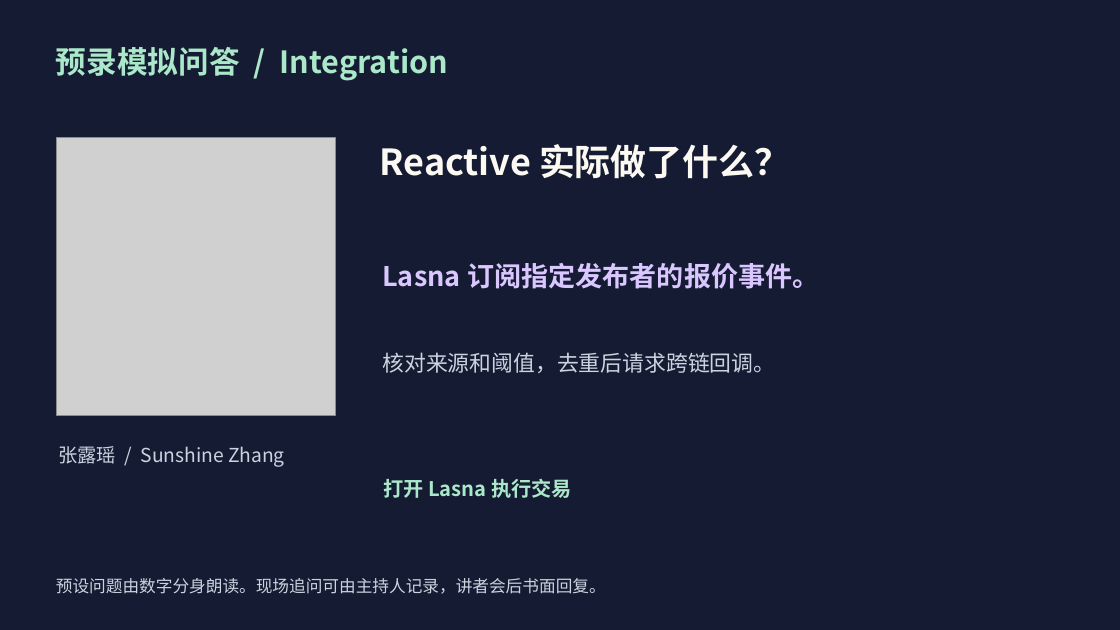
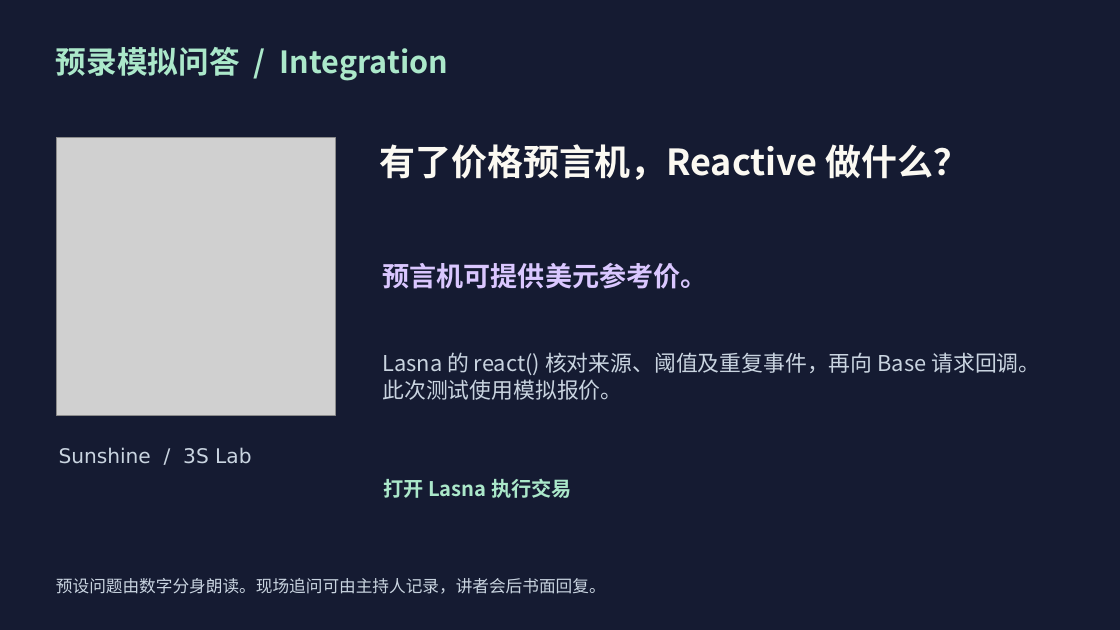
Before and after one commit to sunshineluyao/reactive-builder-camp-2026, a slide deck: slide 8 of track3/demo-day/Stablecoin-Alerts-Demo-Day.pptx. Drawn at 1120x630 pixels with LibreOffice and Linux fonts; fonts in the diff are those of the drawing; grey boxes stand for pictures. Boxes give left, top, right and bottom in pixels: in the first picture for what was removed or moved away, otherwise in the second. Text is boxed around its words. In the diff, an @@ line names an element or a change of style, - is before the commit and + after.

Commit message:
Publish Reactive PegPulse as Sunshine and clarify the role of oracles

```diff
--- a/track3/demo-day/Stablecoin-Alerts-Demo-Day.pptx
+++ b/track3/demo-day/Stablecoin-Alerts-Demo-Day.pptx
@@ text at [380,144,970,180]: text changed @@
-Reactive 实际做了什么？
+有了价格预言机，Reactive 做什么？
@@ text at [382,263,707,289]: text changed @@
-Lasna 订阅指定发布者的报价事件。
+预言机可提供美元参考价。
@@ text at [382,352,1040,400]: text changed @@
-核对来源和阈值，去重后请求跨链回调。
+Lasna 的 react() 核对来源、阈值及重复事件，再向 Base 请求回调。此次测试使用模拟报价。
@@ text at [59,447,251,464]: text changed; size 16.5 to 17.2 pt; font Noto Sans CJK SC to DejaVu Sans @@
-张露瑶 / Sunshine Zhang
+Sunshine / 3S Lab
```
Also in this commit, not shown: 6 other slides changed, 1 slide added, 1 slide removed, 21 other files.
